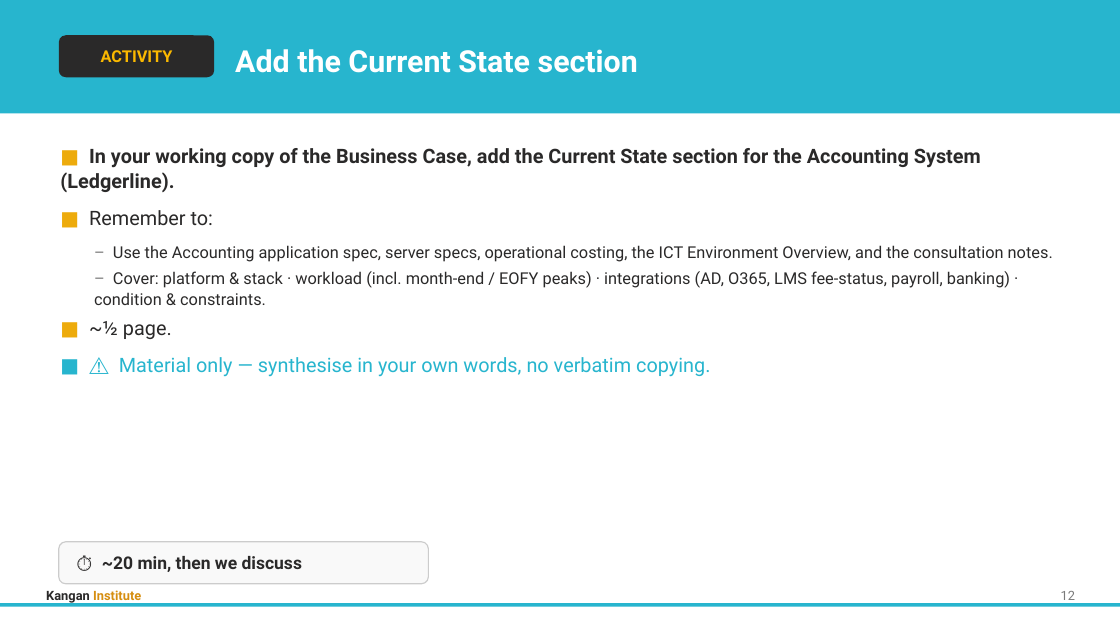
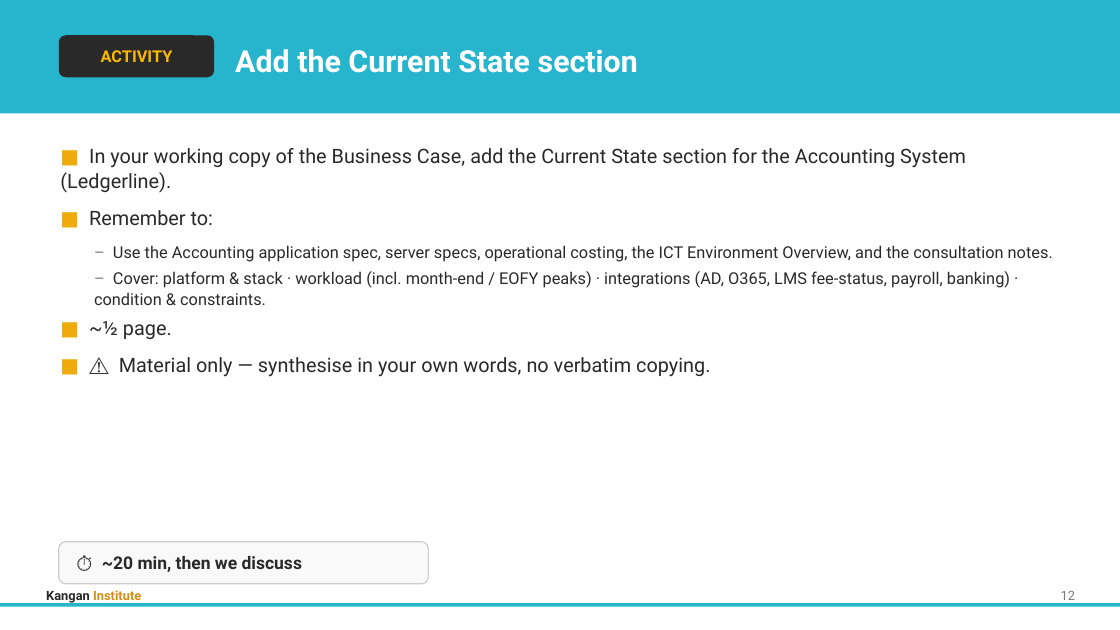
Before and after one commit to Digital-Initiatives-Kangan-Institute/diploma-cloud-cyber-content-s1, a slide deck: slide 15 of S1-CL1-Cloud-Design-Build/delivery/topic_02/Topic_02_Slides.pptx. Drawn at 1120x630 pixels with LibreOffice and Linux fonts; fonts in the diff are those of the drawing. Boxes give left, top, right and bottom in pixels: in the first picture for what was removed or moved away, otherwise in the second. Text is boxed around its words. In the diff, an @@ line names an element or a change of style, - is before the commit and + after.

```diff
--- a/S1-CL1-Cloud-Design-Build/delivery/topic_02/Topic_02_Slides.pptx
+++ b/S1-CL1-Cloud-Design-Build/delivery/topic_02/Topic_02_Slides.pptx
@@ text at <box>60,148,966,377</box>: bold off in "In your working copy of the Business ..."; text colour #27B5CE to #EDAB0C in "■"; text colour #27B5CE to #2A2929 in "⚠ Material only — synthesise in your ..." @@
```
Also in this commit, not shown: 12 other slides changed, 59 other files.
